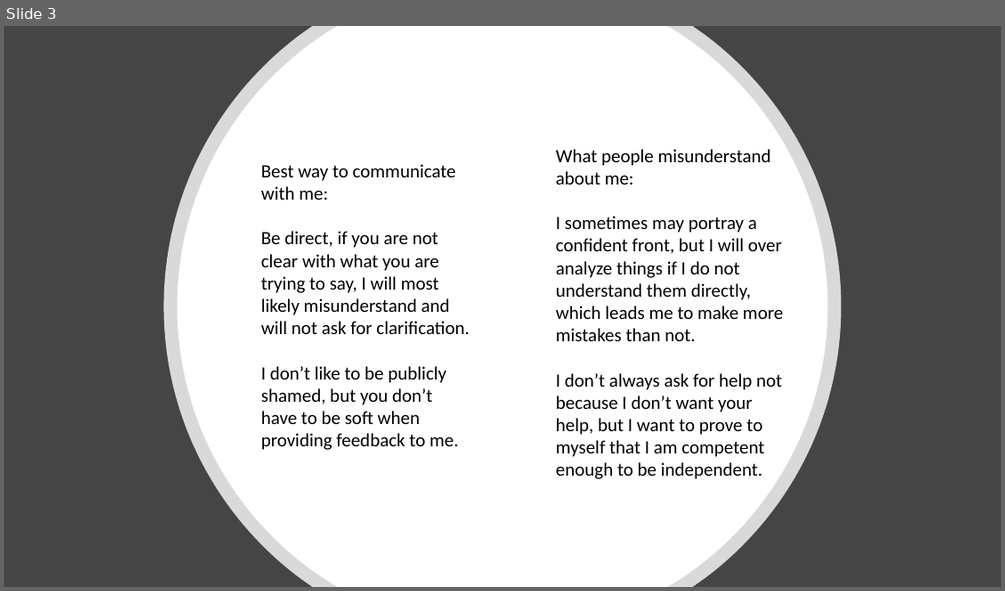
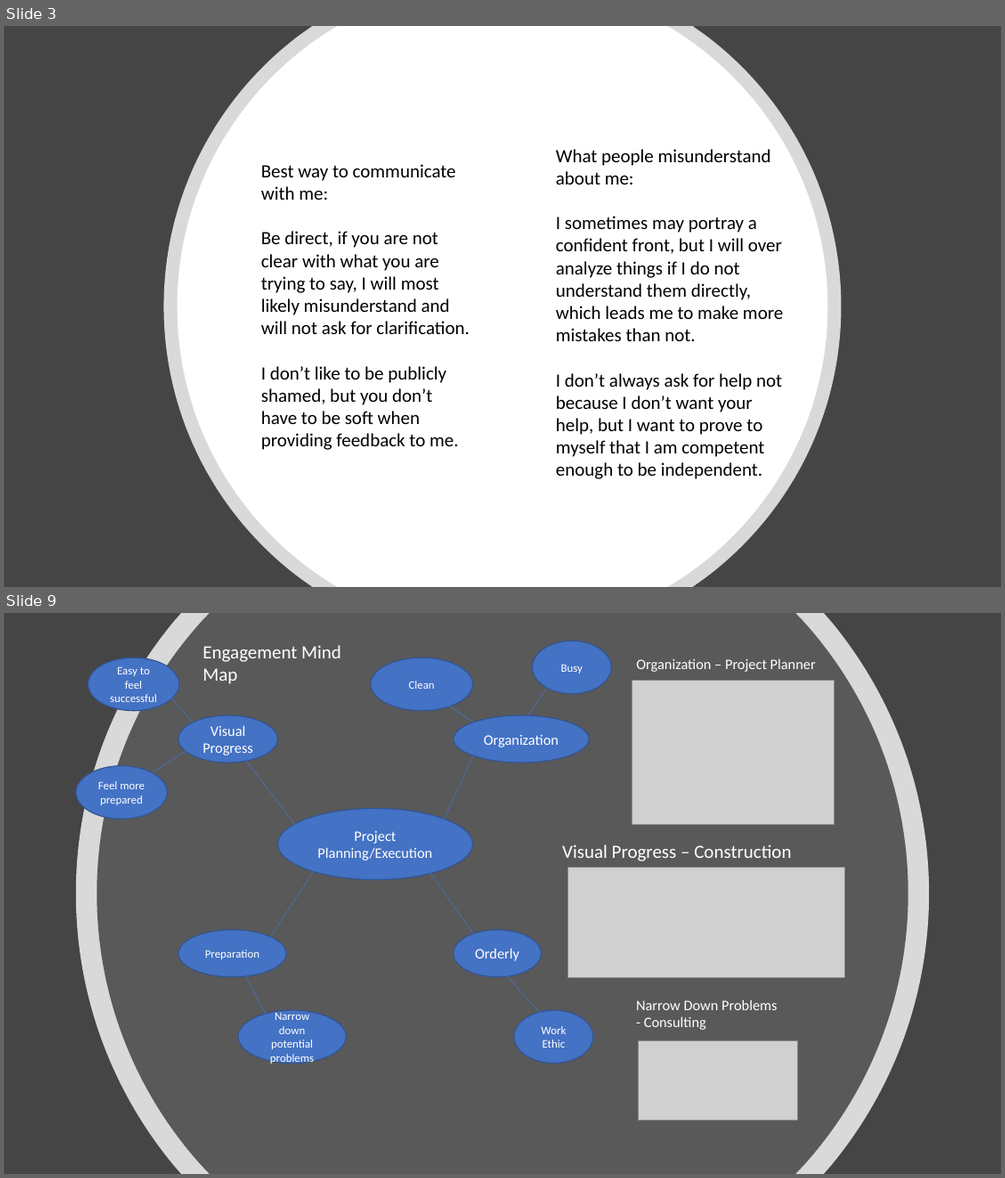
Before and after one commit to garrettstanger/CSE170, a slide deck: User Manual.pptx. Shown one above the other, each under a label of ours: slide 3 before the commit, slides 3 and 9 after it; the slides between them are not shown. The pictures are 1005x591 and 1005x1178 pixels, drawn with LibreOffice and Linux fonts; fonts in the diff are those of the drawing; grey boxes stand for pictures. Boxes give left, top, right and bottom in pixels: in the first picture for what was removed or moved away, otherwise in the second. Text is boxed around its words. In the diff, an @@ line names an element or a change of style, - is before the commit and + after.

```diff
--- a/User Manual.pptx
+++ b/User Manual.pptx
@@ slide 9 added at bbox=[4, 613, 1001, 1174], background #454545 @@
@@ freeform shape added at bbox=[76, 613, 929, 1174], fill #FFFFFF at 80% opacity @@
@@ freeform shape added at bbox=[97, 613, 908, 1174], fill #595959 @@
@@ ellipse added at bbox=[88, 657, 179, 711], fill #4472C4, outline #325491 1 pt, 11 pt, text #FFFFFF @@
+Easy to feel successful
@@ text added at bbox=[202, 645, 341, 684], 18 pt, text #FFFFFF @@
+Engagement Mind Map
@@ ellipse added at bbox=[371, 657, 473, 711], fill #4472C4, outline #325491 1 pt, 11 pt, text #FFFFFF @@
+Clean
@@ ellipse added at bbox=[532, 641, 611, 694], fill #4472C4, outline #325491 1 pt, 11 pt, text #FFFFFF @@
+Busy
@@ text added at bbox=[636, 658, 816, 672], 14 pt, text #FFFFFF @@
+Organization – Project Planner
@@ line added from (207, 738) to (161, 686), #4472C4 0.5 pt @@
@@ line added from (514, 737) to (551, 681), #4472C4 0.5 pt @@
@@ picture added at bbox=[632, 680, 834, 825] @@
@@ ellipse added at bbox=[178, 715, 278, 763], fill #4472C4, outline #325491 1 pt, 14 pt, text #FFFFFF @@
+Visual Progress
@@ line added from (474, 722) to (445, 702), #4472C4 0.5 pt @@
@@ ellipse added at bbox=[453, 715, 589, 763], fill #4472C4, outline #325491 1 pt, 14 pt, text #FFFFFF @@
+Organization
@@ line added from (195, 745) to (137, 782), #4472C4 0.5 pt @@
@@ ellipse added at bbox=[76, 765, 167, 819], fill #4472C4, outline #325491 1 pt, 11 pt, text #FFFFFF @@
+Feel more prepared
@@ line added from (297, 827) to (240, 752), #4472C4 0.5 pt @@
@@ line added from (445, 819) to (474, 755), #4472C4 0.5 pt @@
@@ ellipse added at bbox=[278, 808, 473, 879], fill #4472C4, outline #325491 1 pt, 14 pt, text #FFFFFF @@
+Project Planning/Execution
@@ text added at bbox=[562, 844, 791, 861], 18 pt, text #FFFFFF @@
+Visual Progress – Construction
@@ line added from (271, 937) to (313, 872), #4472C4 0.5 pt @@
@@ line added from (428, 869) to (474, 934), #4472C4 0.5 pt @@
@@ picture added at bbox=[568, 868, 844, 978] @@
@@ ellipse added at bbox=[178, 930, 286, 977], fill #4472C4, outline #325491 1 pt, 11 pt, text #FFFFFF @@
+Preparation
@@ ellipse added at bbox=[453, 930, 541, 977], fill #4472C4, outline #325491 1 pt, 14 pt, text #FFFFFF @@
+Orderly
@@ line added from (269, 1022) to (241, 966), #4472C4 0.5 pt @@
@@ line added from (499, 966) to (541, 1014), #4472C4 0.5 pt @@
@@ ellipse added at bbox=[238, 1010, 346, 1063], fill #4472C4, outline #325491 1 pt, 11 pt, text #FFFFFF @@
+Narrow down potential problems
@@ ellipse added at bbox=[514, 1010, 593, 1063], fill #4472C4, outline #325491 1 pt, 11 pt, text #FFFFFF @@
+Work Ethic
@@ text added at bbox=[636, 999, 777, 1030], 14 pt, text #FFFFFF @@
+Narrow Down Problems - Consulting
@@ picture added at bbox=[638, 1041, 797, 1120] @@
```
Also in this commit, not shown: 9 other slides added.
